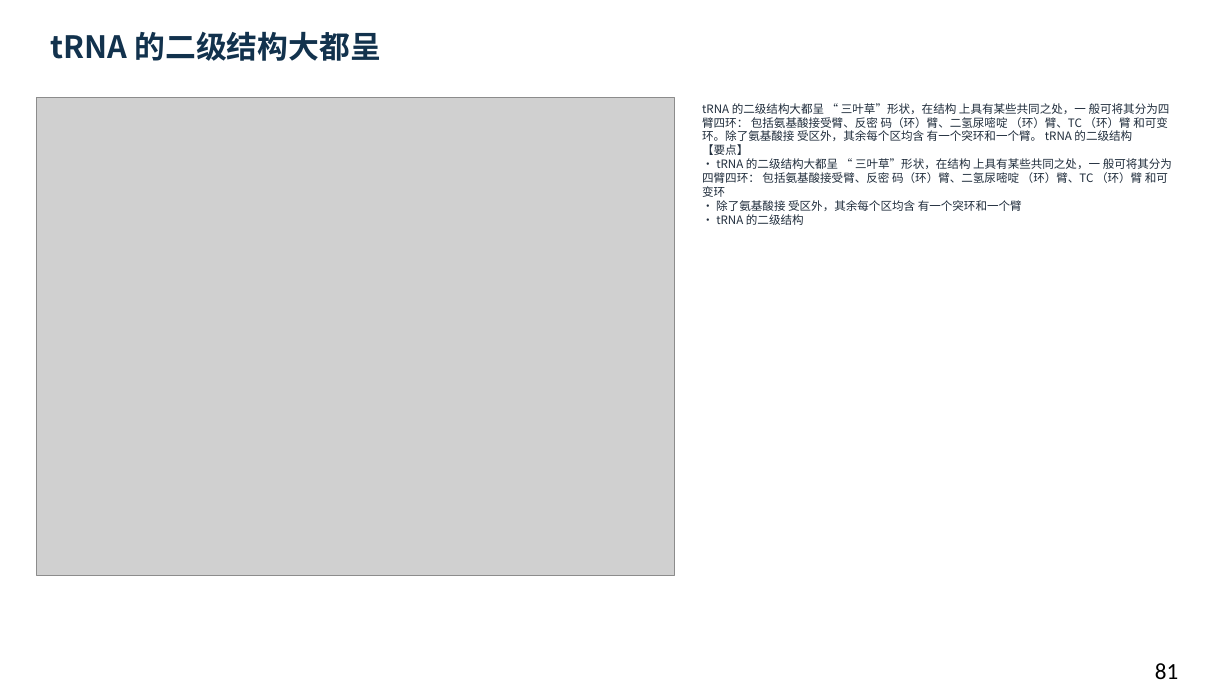
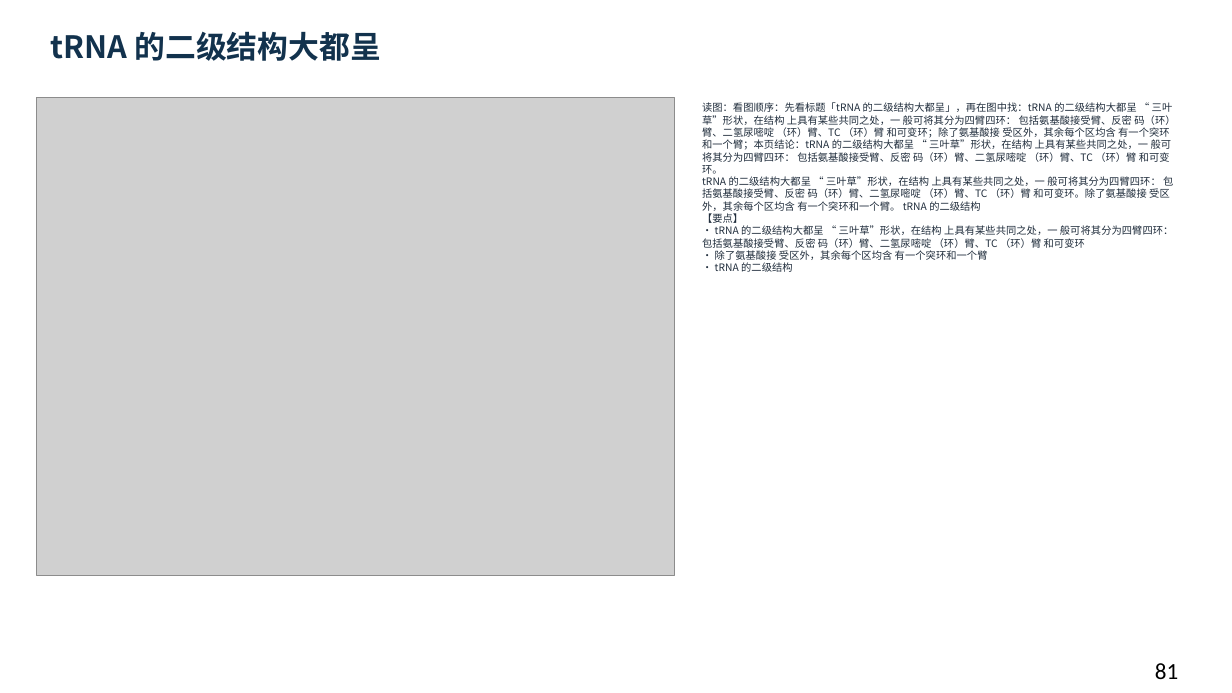
Before and after one commit to newkan-li/Biochemistry, a slide deck: slide 81 of downloads/bc11-ai-style.pptx. Drawn at 1232x693 pixels with LibreOffice and Linux fonts; fonts in the diff are those of the drawing; grey boxes stand for pictures. Boxes give left, top, right and bottom in pixels: in the first picture for what was removed or moved away, otherwise in the second. Text is boxed around its words. In the diff, an @@ line names an element or a change of style, - is before the commit and + after.

```diff
--- a/downloads/bc11-ai-style.pptx
+++ b/downloads/bc11-ai-style.pptx
@@ text at (x1=702, y1=102, x2=1175, y2=272): text changed; size 9 to 8 pt @@
-tRNA 的二级结构大都呈 “ 三叶草”形状，在结构 上具有某些共同之处，一 般可将其分为四臂四环： 包括氨基酸接受臂、反密 码（环）臂、二氢尿嘧啶 （环）臂、TC （环）臂 和可变环。除了氨基酸接 受区外，其余每个区均含 有一个突环和一个臂。 tRNA 的二级结构
-【要点】
-• tRNA 的二级结构大都呈 “ 三叶草”形状，在结构 上具有某些共同之处，一 般可将其分为四臂四环： 包括氨基酸接受臂、反密 码（环）臂、二氢尿嘧啶 （环）臂、TC （环）臂 和可变环
-• 除了氨基酸接 受区外，其余每个区均含 有一个突环和一个臂
-• tRNA 的二级结构
+读图：看图顺序：先看标题「tRNA 的二级结构大都呈」，再在图中找：tRNA 的二级结构大都呈 “ 三叶草”形状，在结构 上具有某些共同之处，一 般可将其分为四臂四环： 包括氨基酸接受臂、反密 码（环）臂、二氢尿嘧啶 （环）臂、TC （环）臂 和可变环；除了氨基酸接 受区外，其余每个区均含 有一个突环和一个臂；本页结论：tRNA 的二级结构大都呈 “ 三叶草”形状，在结构 上具有某些共同之处，一 般可将其分为四臂四环： 包括氨基酸接受臂、反密 码（环）臂、二氢尿嘧啶 （环）臂、TC （环）臂 和可变环。
+tRNA 的二级结构大都呈 “ 三叶草”形状，在结构 上具有某些共同之处，一 般可将其分为四臂四环： 包括氨基酸接受臂、反密 码（环）臂、二氢尿嘧啶 （环）臂、TC （环）臂 和可变环。除了氨基酸接 受区外，其余每个区均含 有一个突环和一个臂。 tRNA 的二级结构
+【要点】
+• tRNA 的二级结构大都呈 “ 三叶草”形状，在结构 上具有某些共同之处，一 般可将其分为四臂四环： 包括氨基酸接受臂、反密 码（环）臂、二氢尿嘧啶 （环）臂、TC （环）臂 和可变环
+• 除了氨基酸接 受区外，其余每个区均含 有一个突环和一个臂
+• tRNA 的二级结构
```
Also in this commit, not shown: 135 other slides changed, 6 other files.
